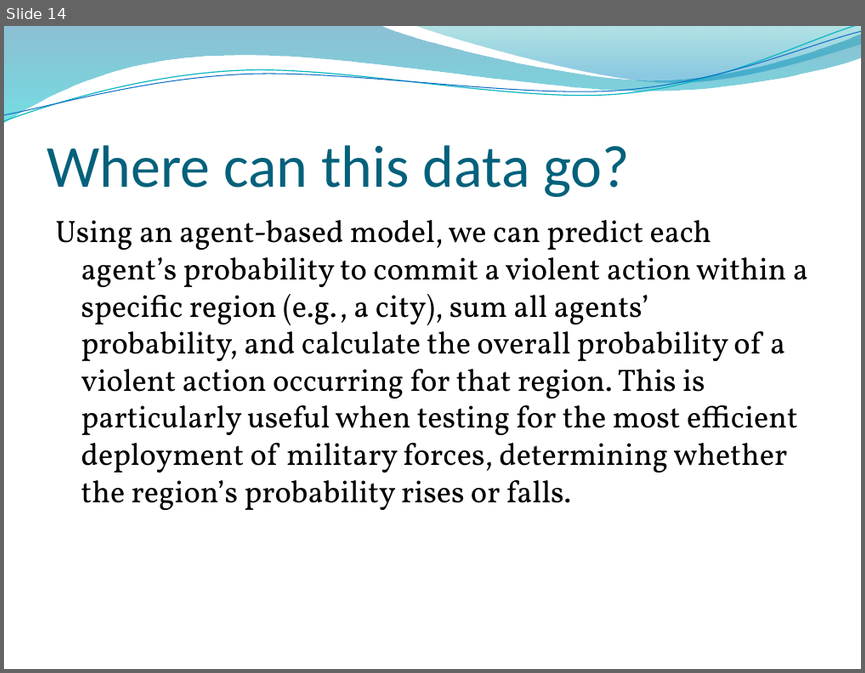
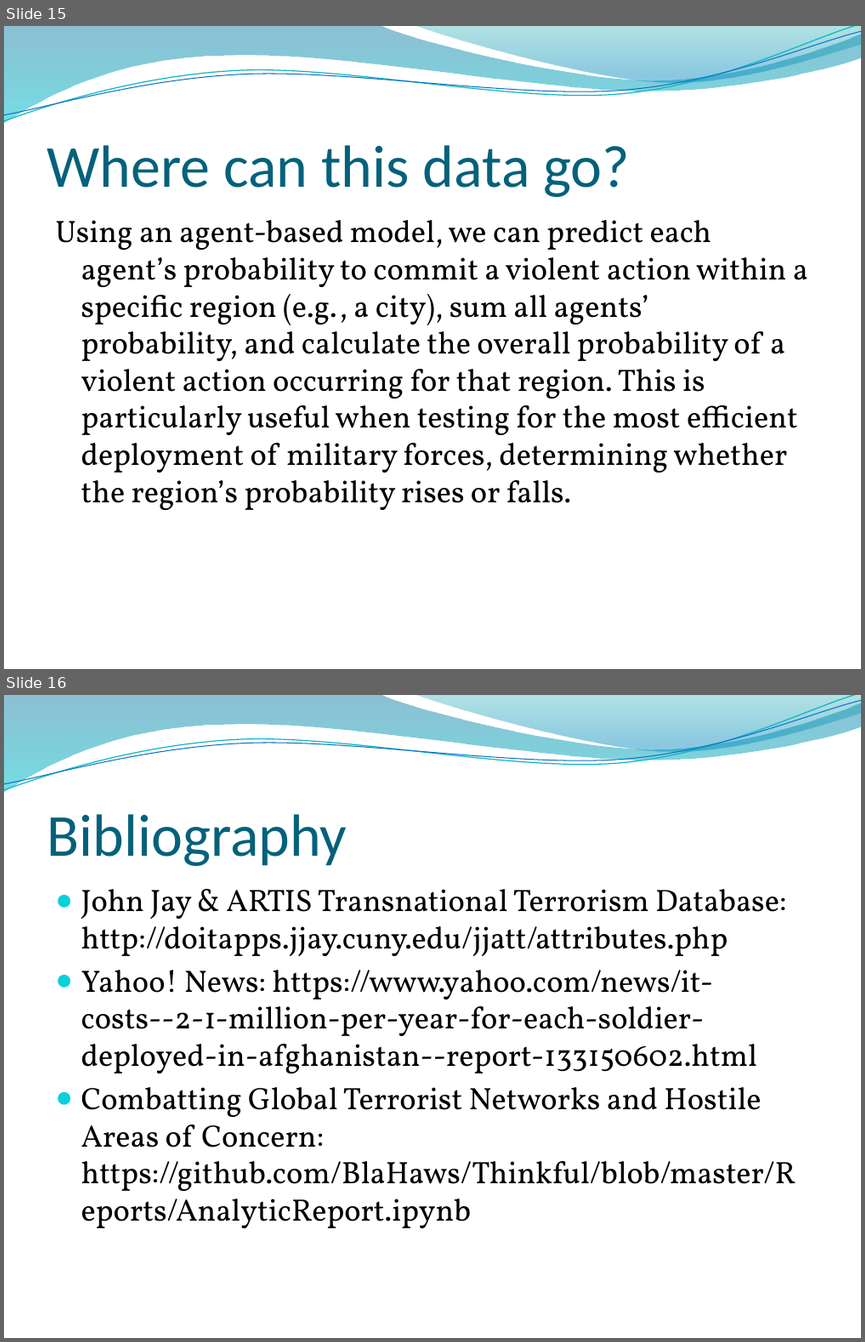
Before and after one commit to BlaHaws/Thinkful, a slide deck: CapstoneResearch/PredictingViolentThreat.pptx. Shown one above the other, each under a label of ours: slide 14 before the commit, slides 15 and 16 after it. The pictures are 865x673 and 865x1342 pixels, drawn with LibreOffice and Linux fonts; fonts in the diff are those of the drawing; background and template pictures are left out. Boxes give left, top, right and bottom in pixels: in the first picture for what was removed or moved away, otherwise in the second. Text is boxed around its words. In the diff, an @@ line names an element or a change of style, - is before the commit and + after.

```diff
--- a/CapstoneResearch/PredictingViolentThreat.pptx
+++ b/CapstoneResearch/PredictingViolentThreat.pptx
@@ slide 16 added at (x1=4, y1=695, x2=861, y2=1338), background picture (left out); not listed: 4 template elements that a slide beside it also shows @@
@@ title added at (x1=46, y1=814, x2=347, y2=866), 50 pt, text #04617B @@
+Bibliography
@@ text added at (x1=81, y1=889, x2=796, y2=1228), 26 pt, text #000000 @@
+● John Jay & ARTIS Transnational Terrorism Database: http://doitapps.jjay.cuny.edu/jjatt/attributes.php
+● Yahoo! News: https://www.yahoo.com/news/it-costs--2-1-million-per-year-for-each-soldier-deployed-in-afghanistan--report-133150602.html
+● Combatting Global Terrorist Networks and Hostile Areas of Concern: https://github.com/BlaHaws/Thinkful/blob/master/Reports/AnalyticReport.ipynb
@@ what was slide 14 is now slide 15 @@
```
Also in this commit, not shown: 1 slide changed, 2 other slides added, 4 other files.
